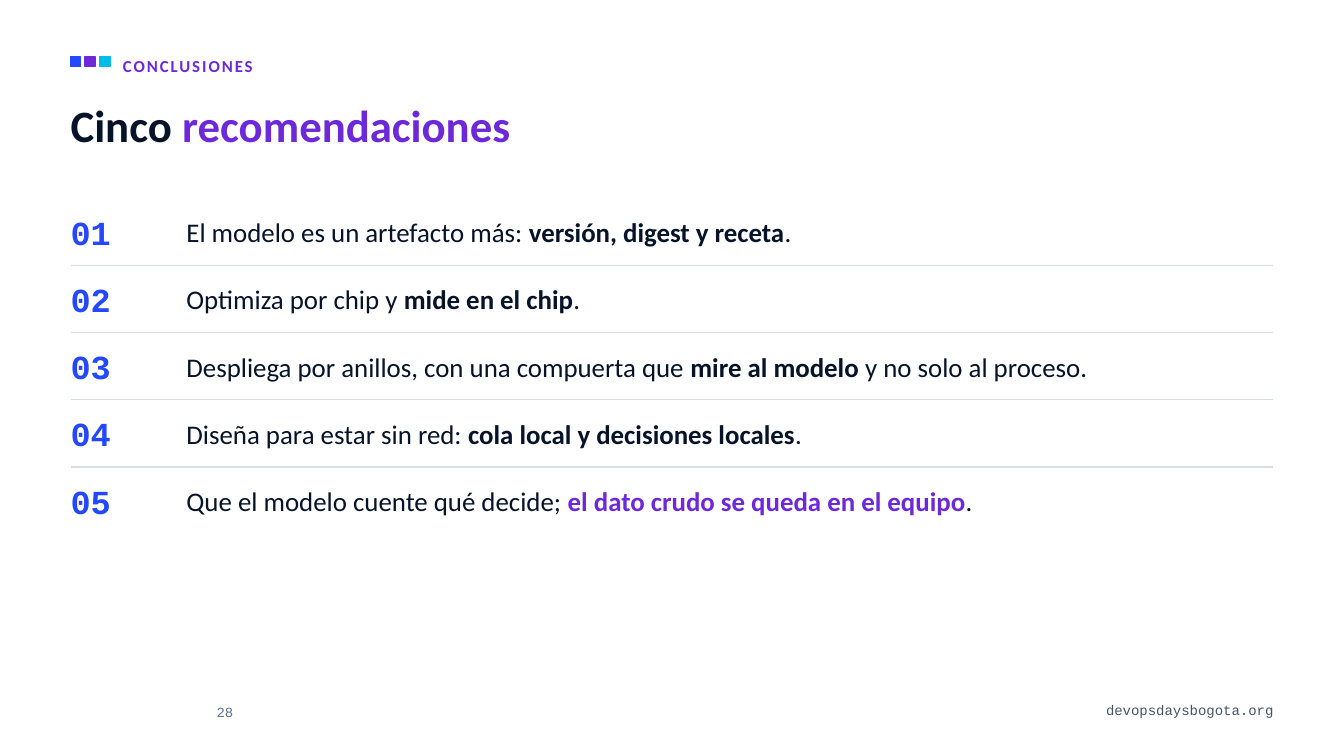
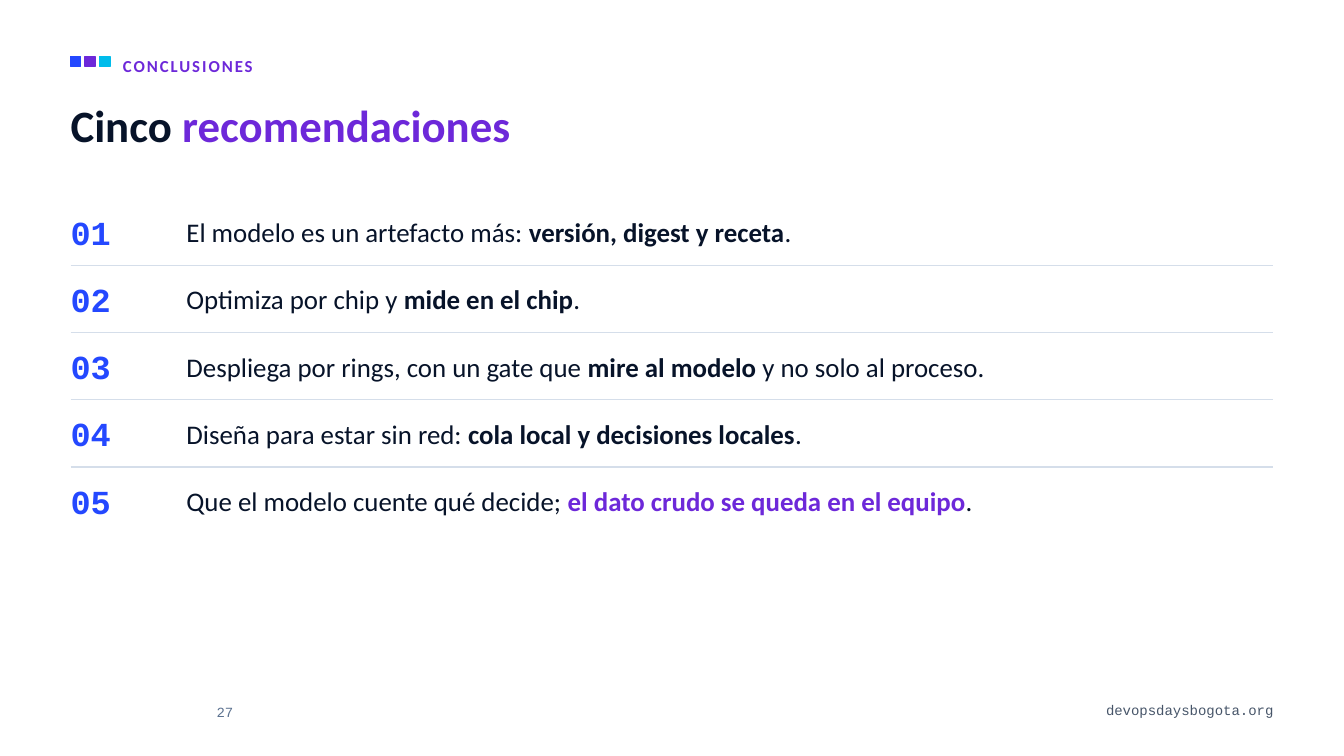
Before and after one commit to alejandro945/mlops-a-ciegas, a slide deck: slide 27 of talk/MLOps-a-ciegas-DevOpsDays-Bogota-2026.pptx (slide 28 before the commit). Drawn at 1344x756 pixels with LibreOffice and Linux fonts; fonts in the diff are those of the drawing; background and template pictures are left out. Boxes give left, top, right and bottom in pixels: in the first picture for what was removed or moved away, otherwise in the second. Text is boxed around its words. In the diff, an @@ line names an element or a change of style, - is before the commit and + after.

```diff
--- a/talk/MLOps-a-ciegas-DevOpsDays-Bogota-2026.pptx
+++ b/talk/MLOps-a-ciegas-DevOpsDays-Bogota-2026.pptx
@@ text at <box>186,358,984,382</box>: text changed @@
-Despliega por anillos, con una compuerta que mire al modelo y no solo al proceso.
+Despliega por rings, con un gate que mire al modelo y no solo al proceso.
@@ page number at <box>217,707,234,717</box>: text changed @@
-28
+27
```
Also in this commit, not shown: 14 other slides changed, 1 slide removed, 7 other files.
